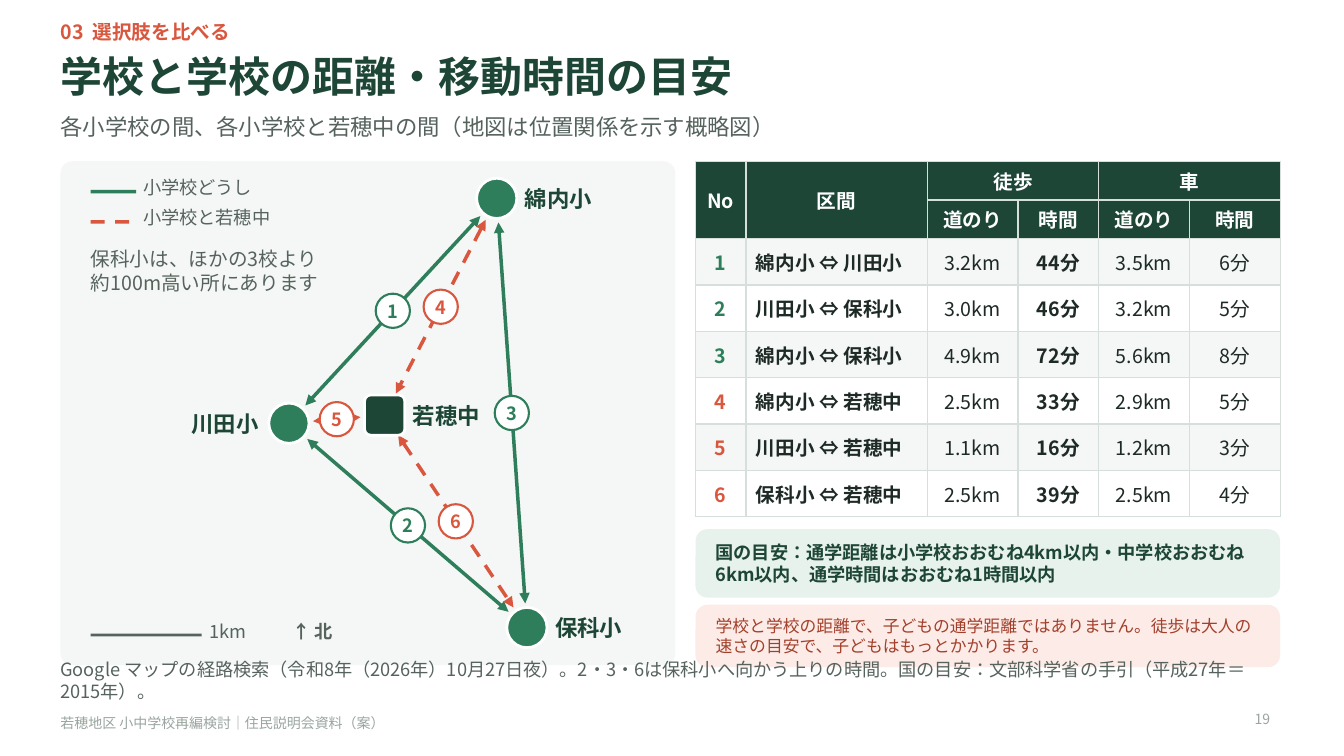
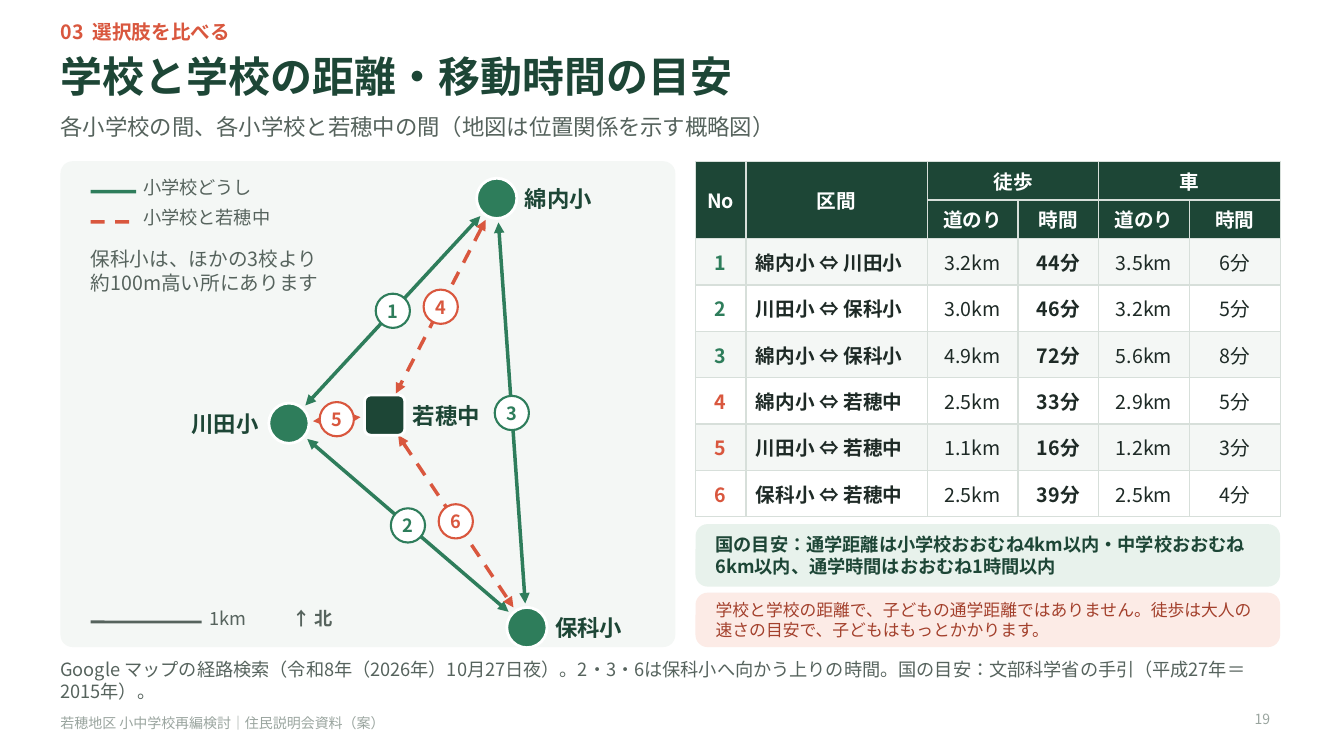
Before and after one commit to Masaki12008/GS, a slide deck: slide 19 of output/若穂地区_住民説明会資料_投影用.pptx. Drawn at 1344x756 pixels with LibreOffice and Linux fonts; fonts in the diff are those of the drawing. Boxes give left, top, right and bottom in pixels: in the first picture for what was removed or moved away, otherwise in the second. Text is boxed around its words. In the diff, an @@ line names an element or a change of style, - is before the commit and + after.

```diff
--- a/output/若穂地区_住民説明会資料_投影用.pptx
+++ b/output/若穂地区_住民説明会資料_投影用.pptx
@@ rounded rectangle: place and size @@
-rounded rectangle at [60, 161, 676, 665]
+rounded rectangle at [60, 161, 676, 647]
@@ rounded rectangle: place and size @@
-rounded rectangle at [696, 529, 1280, 598]
+rounded rectangle at [696, 524, 1280, 587]
@@ text "国の目安：通学距離は小学校おおむね4km以内・中学校おおむね6km以内、通学時間はおおむね1時間以内": place and size @@
-text "国の目安：通学距離は小学校おおむね4km以内・中学校おおむね6km以内、通学時間はおおむね1時間以内" at [716, 543, 1245, 583]
+text "国の目安：通学距離は小学校おおむね4km以内・中学校おおむね6km以内、通学時間はおおむね1時間以内" at [716, 535, 1245, 575]
@@ proportions changed in 3 elements at [60, 161, 676, 647], [696, 524, 1280, 587], [696, 593, 1280, 647] @@
@@ rounded rectangle: place and size @@
-rounded rectangle at [696, 605, 1280, 667]
+rounded rectangle at [696, 593, 1280, 647]
@@ text "学校と学校の距離で、子どもの通学距離ではありません。徒歩は大人の速さの目安で、子どもはもっとかかります。": place and size @@
-text "学校と学校の距離で、子どもの通学距離ではありません。徒歩は大人の速さの目安で、子どもはもっとかかります。" at [716, 618, 1252, 654]
+text "学校と学校の距離で、子どもの通学距離ではありません。徒歩は大人の速さの目安で、子どもはもっとかかります。" at [716, 602, 1252, 638]
@@ 2 texts, 1 line: place and size @@
-2 texts, 1 line at [91, 623, 333, 640]
+2 texts, 1 line at [91, 610, 333, 627]
```
Also in this commit, not shown: 6 other files.
